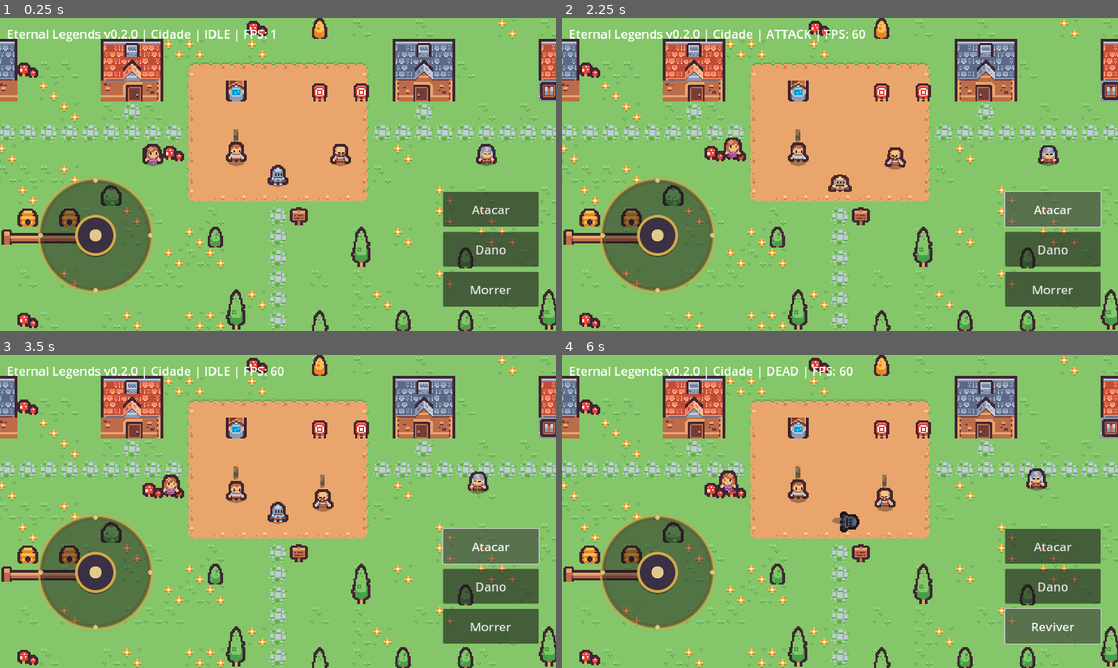
Above: before the commit, frames 1-4 (two rows, left to right).
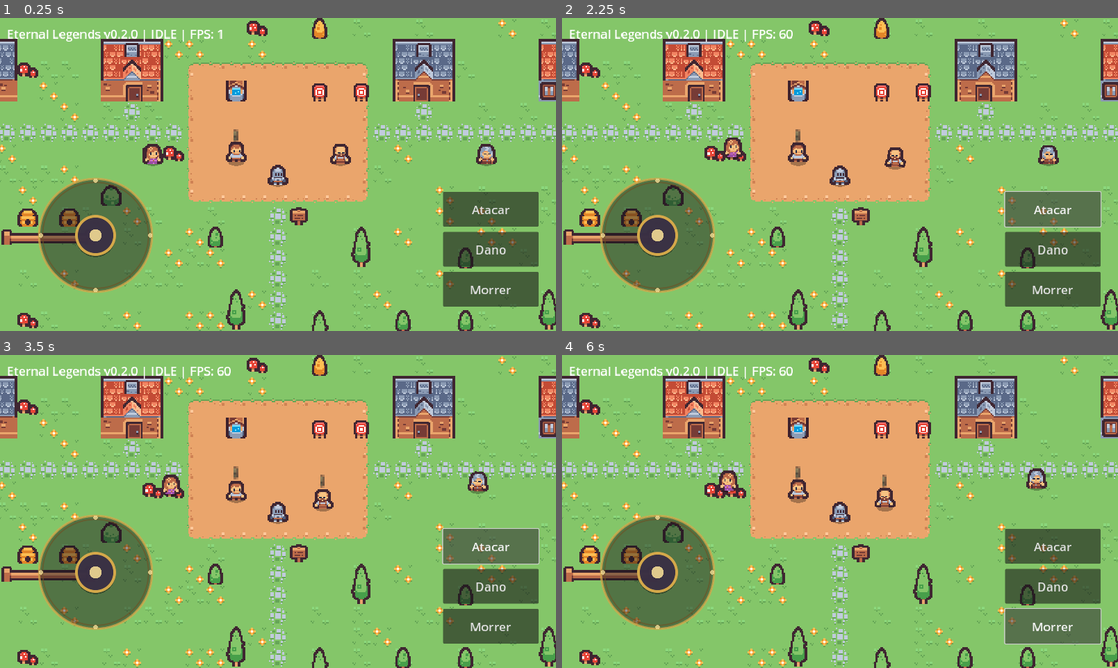
Above: after the commit, the same moments.

Repository: Astelee/eternal-legends-3d.
Game: Godot game, scene res://scenes/main/main.tscn
Same seed, same stepped clock (60 frames per second), same inputs: the game is played once before the commit and once after it.
Inputs:
- Up to frame 1 (0.25 s): no input
- Up to frame 2 (2.25 s): click "Morrer" at 0.5 s; click "Reviver" (after the commit: "Morrer") at 1.25 s; click "Atacar" at 2 s
- Up to frame 3 (3.5 s): click "Atacar" at 2.75 s
- Up to frame 4 (6 s): click "Morrer" at 3.5 s; click "Reviver" (after the commit: "Morrer") at 4.25 s; click "Atacar" at 5 s; click "Morrer" at 5.75 s

The runs differ from the first frame. In frame 1, 0.3% of the frame differs, in the area x 27-50%, y 3-8%; in frame 2, 0.7%; in frame 3, 0.4%; in frame 4, 0.8%, in the area x 27-93%, y 3-89%.
Error after the commit: Parse Error: Preload file "res://assets/ui/icon_attack.png" does not exist. (res://scripts/ui/hud.gd:13)

Commit message:
Atualizar o main.gd

Diff:
--- a/scripts/main/main.gd
+++ b/scripts/main/main.gd
@@ -3,22 +3,27 @@
 @onready var _player: Player = $Town/Player
 @onready var _joystick: VirtualJoystick = $UI/Joystick
 @onready var _info: Label = $UI/InfoLabel
-@onready var _attack_button: Button = $UI/Actions/AttackButton
-@onready var _hurt_button: Button = $UI/Actions/HurtButton
-@onready var _death_button: Button = $UI/Actions/DeathButton
+@onready var _hud: Hud = $UI/Hud
 
 
 func _ready() -> void:
 	_player.joystick = _joystick
-	_attack_button.pressed.connect(_player.attack)
-	_hurt_button.pressed.connect(_player.take_hit)
-	_death_button.pressed.connect(_on_death_pressed)
+	_player.set_character_frame(Game.class_frame)
+
+	_hud.attack_pressed.connect(_player.attack)
+	_hud.hurt_pressed.connect(_player.take_hit)
+	_hud.death_pressed.connect(_on_death_pressed)
+	_hud.class_selected.connect(_player.set_character_frame)
+	_hud.profile_opened.connect(_joystick.reset_input)
+
+	_player.hp_changed.connect(_hud.set_hp)
 	_player.state_changed.connect(_on_player_state_changed)
+	_hud.set_hp(_player.hp, _player.max_hp)
 
 
 func _process(_delta: float) -> void:
 	var state_name: String = Player.State.keys()[_player.state]
-	_info.text = "%s v%s | Cidade | %s | FPS: %d" % [Game.GAME_NAME, Game.VERSION, state_name, Engine.get_frames_per_second()]
+	_info.text = "%s v%s | %s | FPS: %d" % [Game.GAME_NAME, Game.VERSION, state_name, Engine.get_frames_per_second()]
 
 
 func _on_death_pressed() -> void:
@@ -29,4 +34,4 @@
 
 
 func _on_player_state_changed(new_state: int) -> void:
-	_death_button.text = "Reviver" if new_state == Player.State.DEAD else "Morrer"
+	_hud.set_dead(new_state == Player.State.DEAD)
